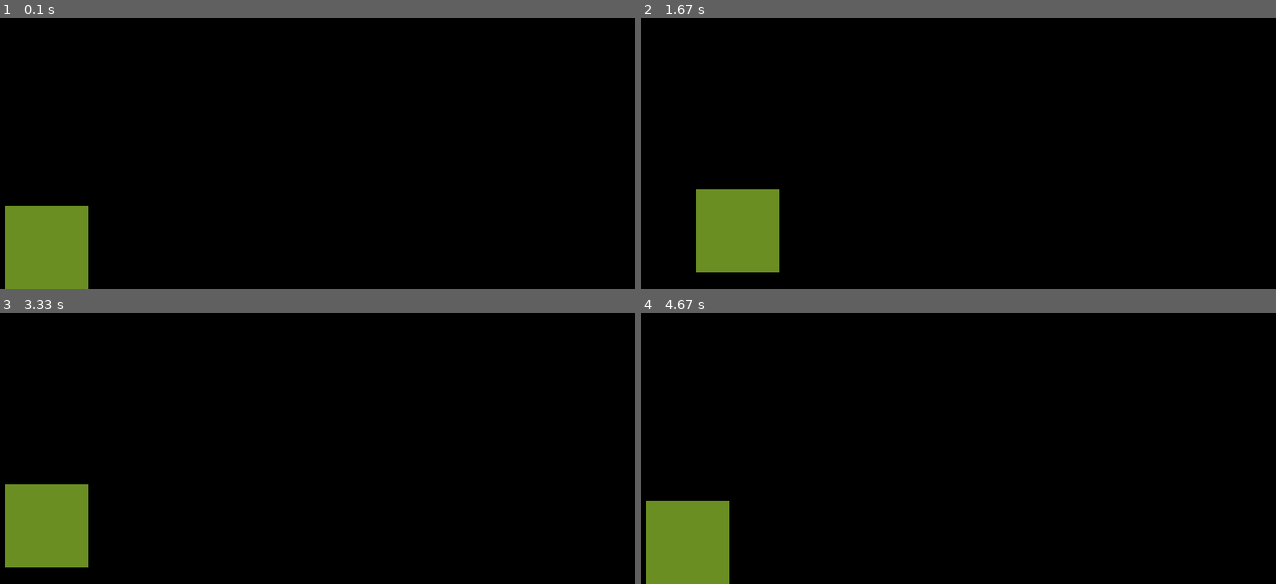
Above: before the commit, frames 1-4 (two rows, left to right).
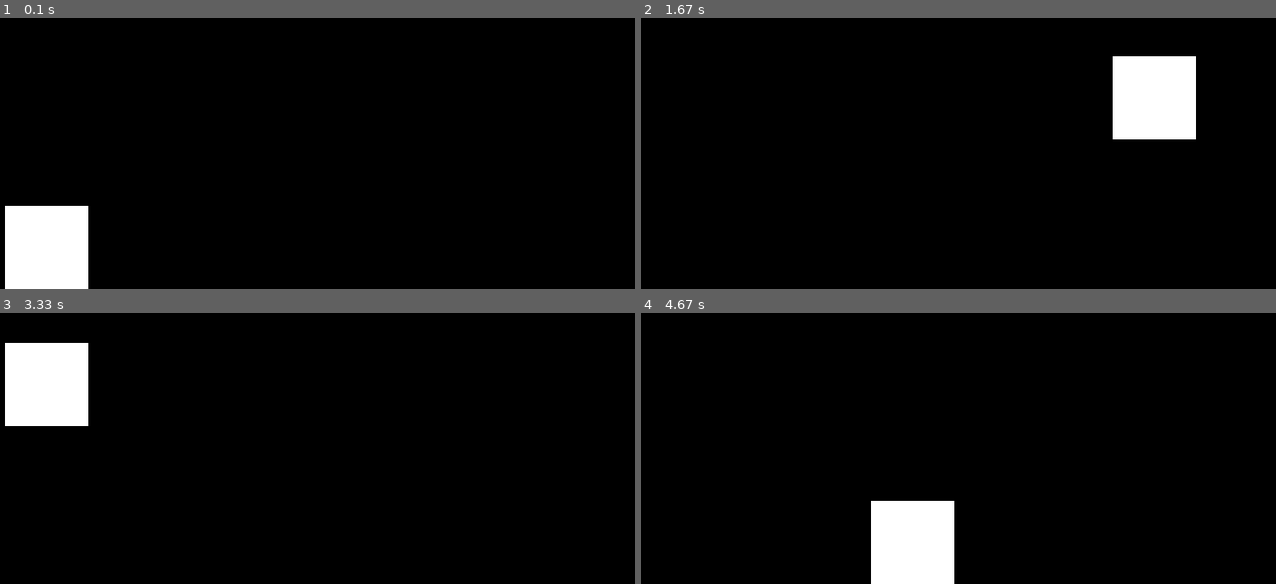
Above: after the commit, the same moments.

Repository: code-n-cry/pygame-tutoring-project
Game: pygame game, started from main2.py
The game is run twice, just before and just after one commit, with the same random seed, the same clock (stepped at 60 frames per second) and the same inputs.
Inputs:
- Up to frame 1 (0.1 s): no input
- Up to frame 2 (1.67 s): hold D 0.33-0.8 s; hold W 0.83-1.13 s; hold D 1.17-1.63 s
- Up to frame 3 (3.33 s): hold A 1.67-2.2 s; hold S 2.23-2.53 s; hold A 2.57-2.97 s; hold W from 3 s (still down)
- Up to frame 4 (4.67 s): release W at 3.37 s; hold D 3.4-4.03 s; hold S 4.07-4.43 s; hold A from 4.47 s (still down)

The runs differ from the first frame. In frame 1, 4.0% of the frame differs, in the area x 0-14%, y 69-100%; in frame 2, 8.1%, in the area x 8-88%, y 14-94%; in frame 3, 8.1%; in frame 4, 8.1%.

Commit message:
Добавили спрайты

Diff:
--- a/main2.py
+++ b/main2.py
@@ -8,33 +8,33 @@
 screen = pygame.display.set_mode((WIDTH, HEIGHT))
 pygame.display.set_caption('Наша первая игра')
 
-start_position = None
-end_position = None
-drawing = False
-running = True
-speed_x = 10
-speed_y = 10
-rect = pygame.Rect(10, 500, 100, 100)
-while running:
+class Player(pygame.sprite.Sprite):
+    def __init__(self):
+        super().__init__()
+        self.rect = pygame.Rect(10, 500, 100, 100)
+        self.speed_x = 10
+        self.speed_y = 10
+
+    def update(self):
+        pressed_keys = pygame.key.get_pressed()
+        if pressed_keys[pygame.K_d] and self.rect.x + 100 < WIDTH:
+            self.rect.x += self.speed_x
+        if pressed_keys[pygame.K_a] and self.rect.x > 0:
+            self.rect.x -= self.speed_x
+        if pressed_keys[pygame.K_w] and self.rect.y > 0:
+            self.rect.y -= self.speed_y
+        if pressed_keys[pygame.K_s] and self.rect.y + 100 < HEIGHT:
+            self.rect.y += self.speed_y
+
+
+player = Player()
+
+while True:
     for event in pygame.event.get():
         if event.type == pygame.QUIT:
-            running = False
-        if event.type == pygame.KEYDOWN:
-            if event.key == pygame.K_a and rect.x > 0:
-                rect.x -= speed_x
-            if event.key == pygame.K_d and rect.x + 100 < WIDTH:
-                rect.x += speed_x
-        pressed_keys = pygame.key.get_pressed()
-        if pressed_keys[pygame.K_d] and rect.x + 100 < WIDTH:
-            rect.x += speed_x
-        if pressed_keys[pygame.K_a] and rect.x > 0:
-            rect.x -= speed_x
-        if pressed_keys[pygame.K_w] and rect.y > 0:
-            rect.y -= speed_y
-        if pressed_keys[pygame.K_s] and rect.y + 100 < HEIGHT:
-            rect.y += speed_y
-        screen.fill((0, 0, 0))
-        pygame.draw.rect(screen, (107, 142, 35), rect)
-        clock.tick(60)
-        pygame.display.flip()
-pygame.quit()
+            pygame.quit()
+    player.update()
+    screen.fill((0, 0, 0))
+    pygame.draw.rect(screen, (255, 255, 255), player.rect)
+    clock.tick(60)
+    pygame.display.flip()
